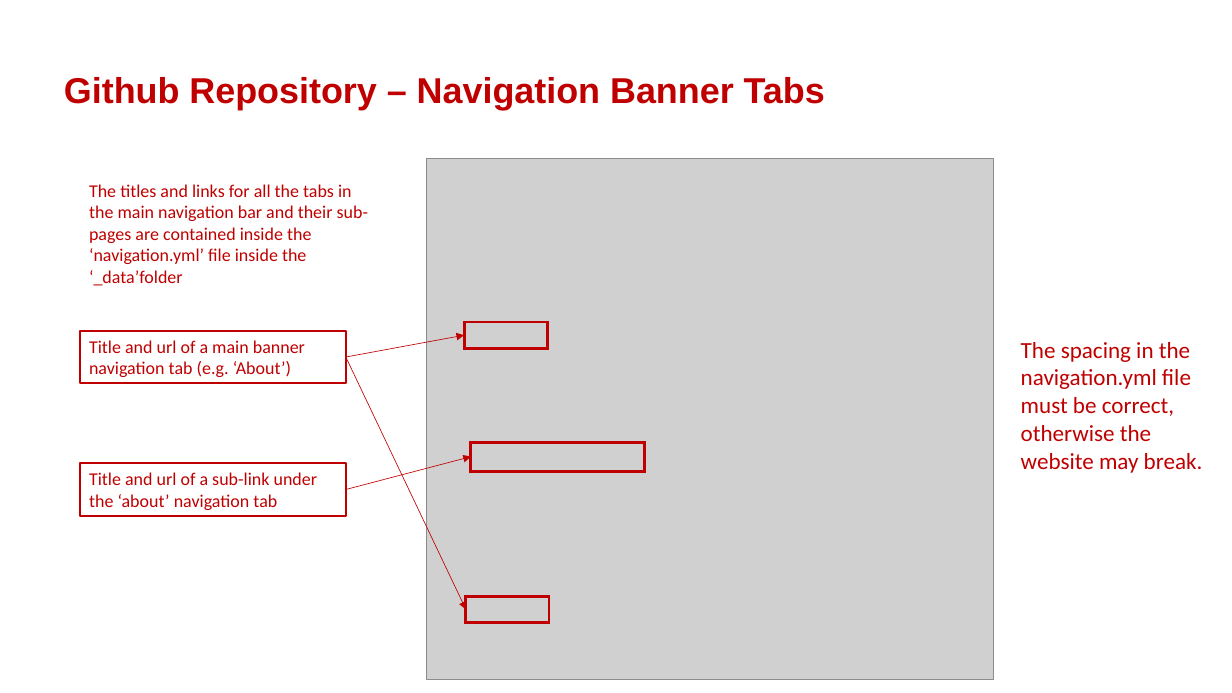
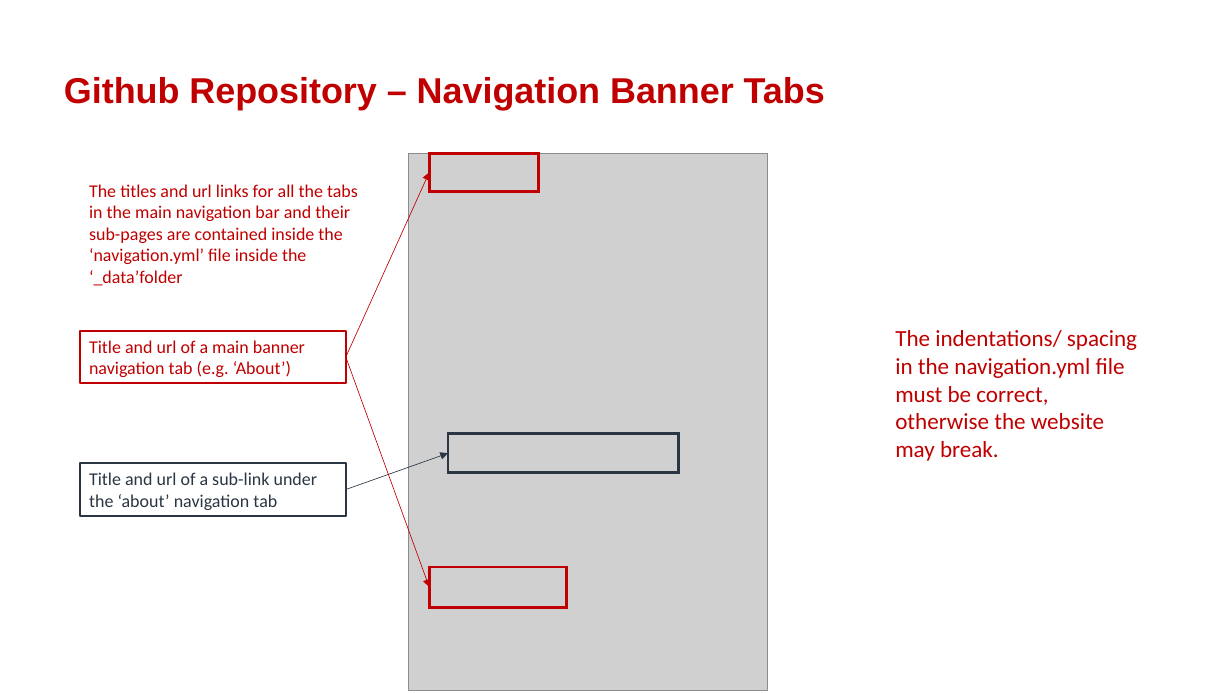
Before and after one commit to isomerpages/enterprisesg-sac-old, a slide deck: slide 16 of files/admin-guide/SAC-admin-guide-overview.pptx (slide 15 before the commit). Drawn at 1232x693 pixels with LibreOffice and Linux fonts; fonts in the diff are those of the drawing; grey boxes stand for pictures; background and template pictures are left out. Boxes give left, top, right and bottom in pixels: in the first picture for what was removed or moved away, otherwise in the second. Text is boxed around its words. In the diff, an @@ line names an element or a change of style, - is before the commit and + after.

```diff
--- a/files/admin-guide/SAC-admin-guide-overview.pptx
+++ b/files/admin-guide/SAC-admin-guide-overview.pptx
@@ arrow moved from (346, 357) - (464, 335) to (346, 357) - (430, 173) @@
@@ picture: place and size @@
-picture at (426,159,993,679)
+picture at (409,153,768,690)
@@ rectangle: place and size @@
-rectangle at (464,322,547,348)
+rectangle at (430,153,539,191)
@@ text at (89,184,358,286): text changed @@
-The titles and links for all the tabs in the main navigation bar and their sub-pages are contained inside the ‘navigation.yml’ file inside the ‘_data’folder
+The titles and url links for all the tabs in the main navigation bar and their sub-pages are contained inside the ‘navigation.yml’ file inside the ‘_data’folder
@@ arrow moved from (346, 357) - (466, 610) to (346, 357) - (430, 587) @@
@@ text at (895,330,1137,461): text changed @@
-The spacing in the navigation.yml file must be correct, otherwise the website may break.
+The indentations/ spacing in the navigation.yml file must be correct, otherwise the website may break.
@@ rectangle: place and size @@
-rectangle at (471,442,644,471)
+rectangle at (448,434,678,473)
@@ rectangle at (448,434,678,473): outline #C00000 2.25 pt to #2A3643 2.25 pt @@
@@ rectangle "Title and url of a ..." at (80,463,347,516): text colour #C00000 to #2A3643; outline #C00000 1.5 pt to #2A3643 1.5 pt @@
@@ arrow moved from (346, 490) - (471, 457) to (346, 490) - (448, 454) @@
@@ arrow (346, 490) - (448, 454): stroke #C00000 0.5 pt to #2A3643 0.5 pt @@
@@ rectangle: place and size @@
-rectangle at (466,596,549,623)
+rectangle at (430,567,567,607)
```
Also in this commit, not shown: 8 other slides changed, 1 slide added, 4 other files.
